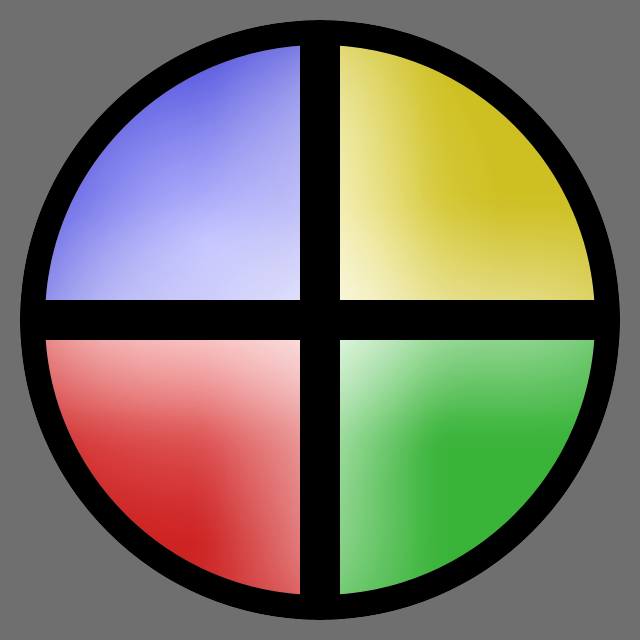
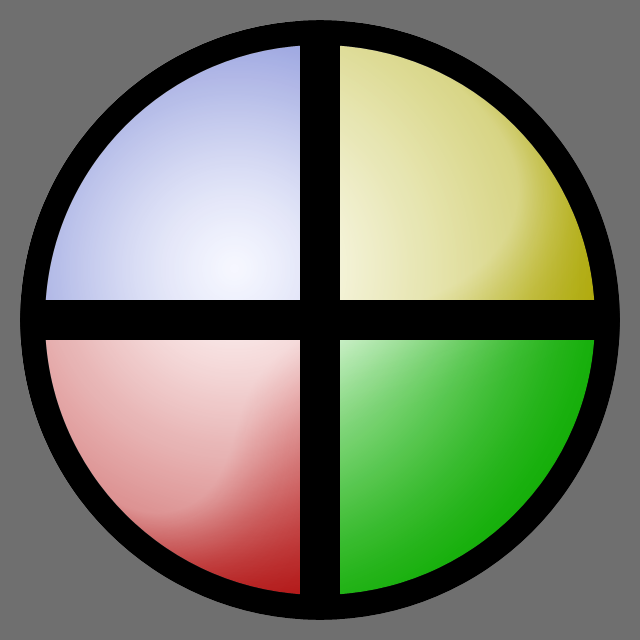
Layers edited between the first and the second 640×640 image:
added layer "Shape 1 copy 3" (screen, 41%) in group "Group 1" over [31, 34, 511, 508]
"Group 2": opacity 67% → 65% over [45, 45, 595, 595]
